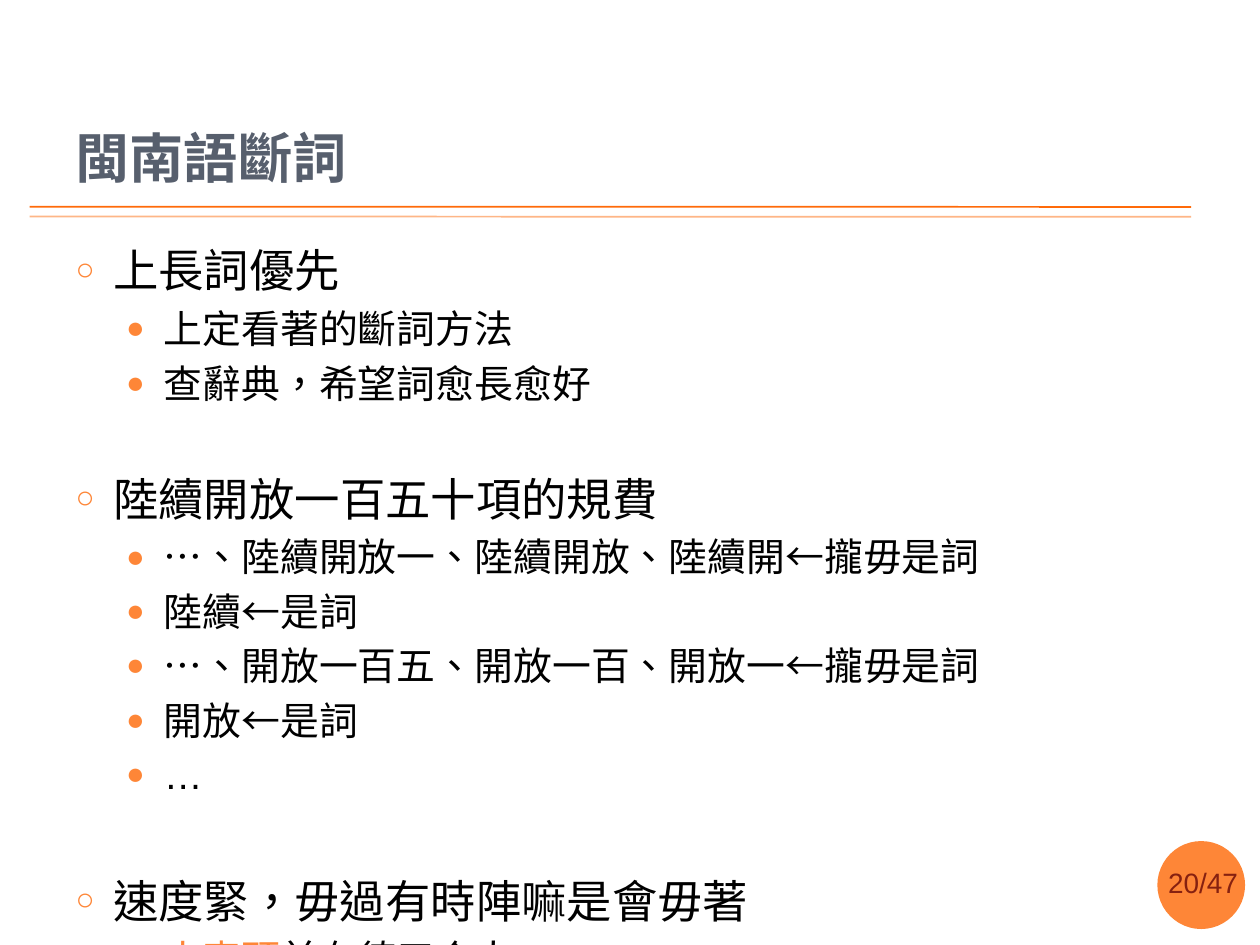
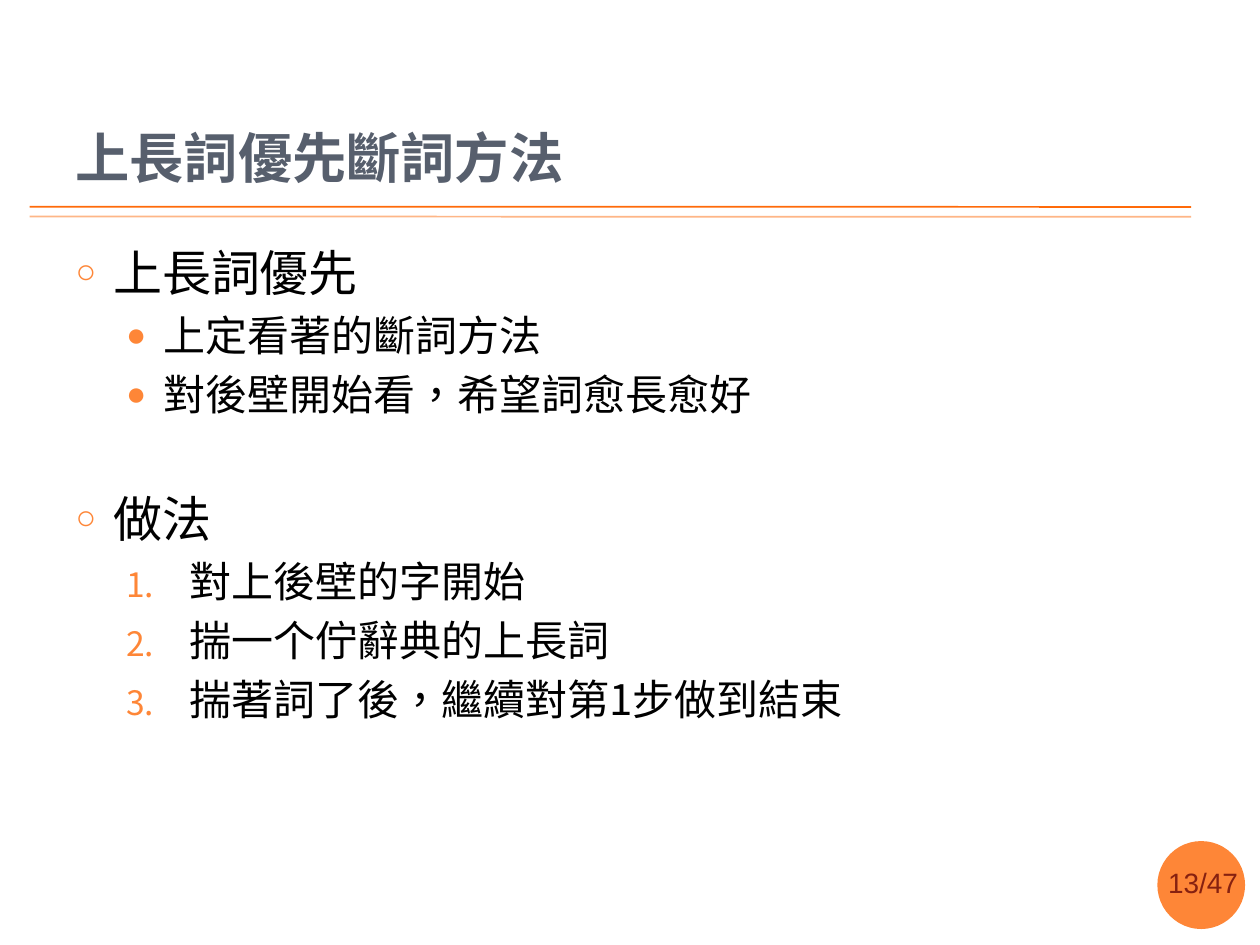
Before and after one commit to sih4sing5hong5/po3-ko3_tau5-iann2-phinn3, a slide deck: slide 13 of 翻譯報告.pptx (slide 20 before the commit). Drawn at 1260x945 pixels with LibreOffice and Linux fonts; fonts in the diff are those of the drawing; background and template pictures are left out. Boxes give left, top, right and bottom in pixels: in the first picture for what was removed or moved away, otherwise in the second. Text is boxed around its words. In the diff, an @@ line names an element or a change of style, - is before the commit and + after.

```diff
--- a/翻譯報告.pptx
+++ b/翻譯報告.pptx
@@ title at (75,131,563,183): text changed @@
-閩南語斷詞
+上長詞優先斷詞方法
@@ text at (113,249,542,355): size 25.9 to 28 pt in "上長詞優先"; size 22.2 to 24 pt in "上定看著的斷詞方法" @@
@@ text at (113,374,842,719): text changed; size 22.2 to 24 pt @@
-  ● 查辭典，希望詞愈長愈好
-○ 陸續開放一百五十項的規費
-  ● …、陸續開放一、陸續開放、陸續開←攏毋是詞
-  ● 陸續←是詞
-  ● …、開放一百五、開放一百、開放一←攏毋是詞
-  ● 開放←是詞
-  ● …
-○ 速度緊，毋過有時陣嘛是會毋著
-  ● 火車頭前有徛三个人
+  ● 對後壁開始看，希望詞愈長愈好
+○ 做法
+  1. 對上後壁的字開始
+  2. 揣一个佇辭典的上長詞
+  3. 揣著詞了後，繼續對第1步做到結束
@@ page number at (1168,873,1238,893): text changed @@
-20/47
+13/47
```
Also in this commit, not shown: 8 other slides changed, 2 slides added, 2 slides removed.
